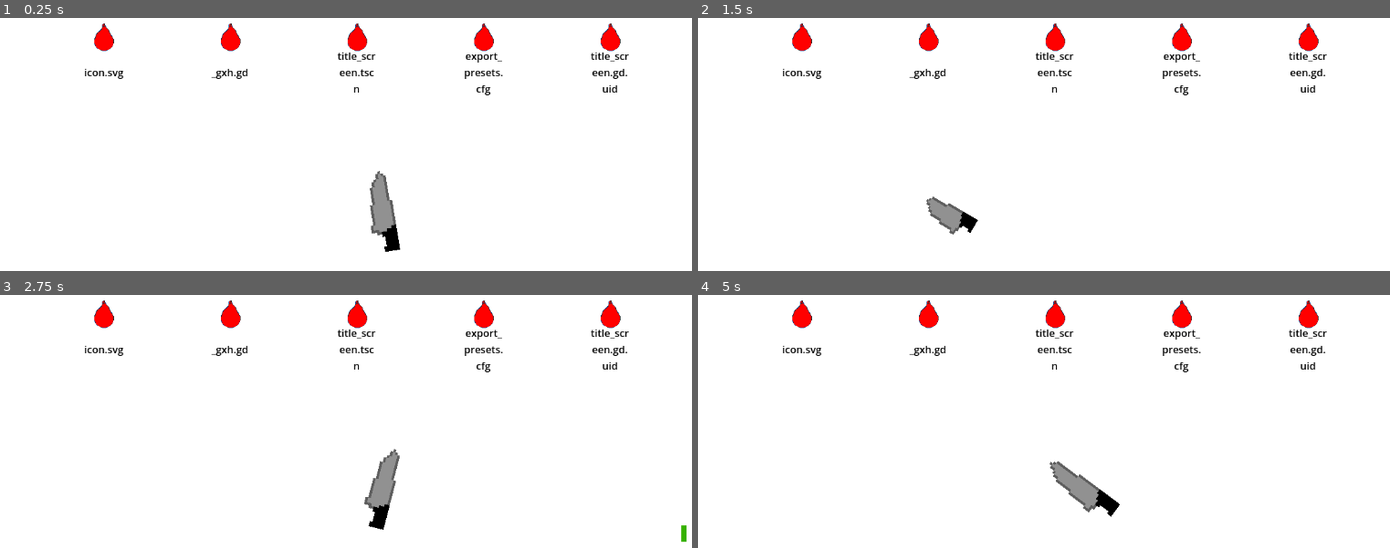
Above: before the commit, frames 1-4 (two rows, left to right).
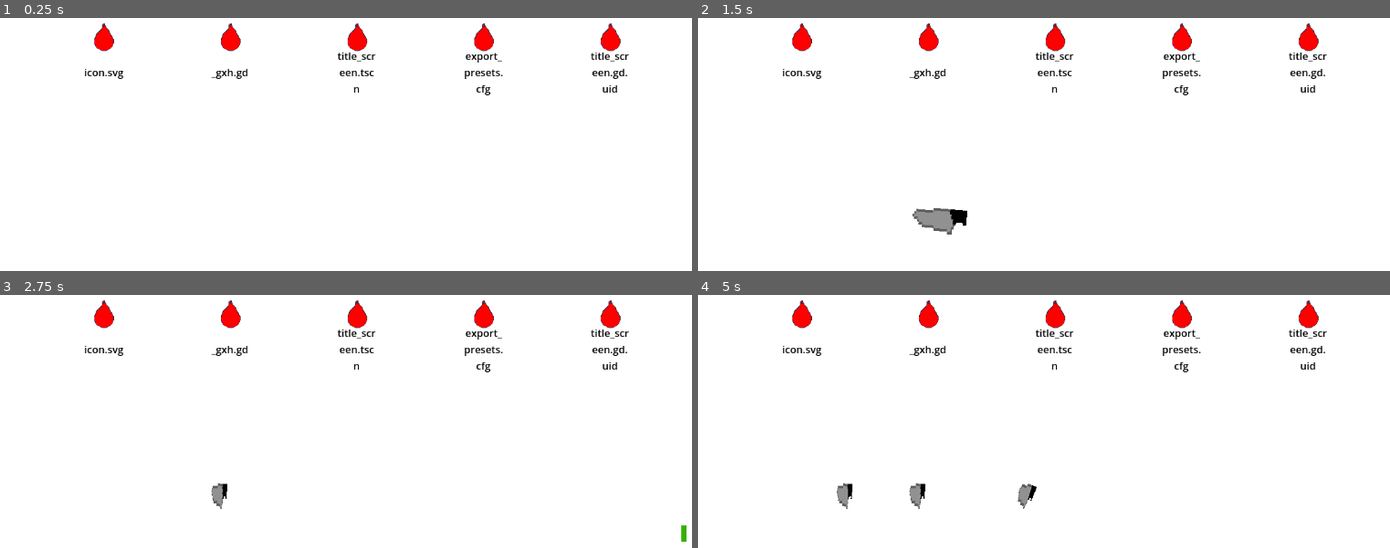
Above: after the commit, the same moments.

Repository: strawberry-p/trashian-roulette
Game: Godot game, scene res://main_scene.tscn
Same seed, same stepped clock (60 frames per second), same inputs: the game is played once before the commit and once after it.
Inputs (mouse positions are in pixels of both pictures, inside the frame that each line leads up to):
- Up to frame 1 (0.25 s): no input
- Up to frame 2 (1.5 s): tap Enter at 0.5 s; move the mouse to (1223, 73) at 0.52 s; press the mouse at (1223, 73) at 0.53 s; tap Space at 1.25 s; move the mouse to (919, 114) at 1.27 s; release the mouse at (919, 114) at 1.28 s; click (919, 114) at 1.35 s
- Up to frame 3 (2.75 s): move the mouse to (outside the picture) at 2.02 s; press the mouse at (outside the picture) at 2.03 s
- Up to frame 4 (5 s): tap Enter at 2.75 s; move the mouse to (1023, 451) at 2.77 s; release the mouse at (1023, 451) at 2.78 s; click (1023, 451) at 2.85 s; move the mouse to (1279, 431) at 3.52 s; press the mouse at (1279, 431) at 3.53 s; tap Space at 4.25 s; move the mouse to (843, 310) at 4.27 s; release the mouse at (843, 310) at 4.28 s; click (843, 310) at 4.35 s

The runs differ from the first frame. In frame 1, 0.8% of the frame differs, in the area x 53-58%, y 60-93%; in frame 2, 0.7%; in frame 3, 1.0%; in frame 4, 1.4%, in the area x 20-61%, y 65-88%.

Commit message:
many knvies yay

Diff:
--- a/main_scene.tscn
+++ b/main_scene.tscn
@@ -1,14 +1,10 @@
-[gd_scene load_steps=8 format=3 uid="uid://cpdcq41acu3yk"]
+[gd_scene load_steps=6 format=3 uid="uid://cpdcq41acu3yk"]
 
-[ext_resource type="Script" uid="uid://c4rknauvbgoba" path="res://scripts/knife.gd" id="1_84odl"]
 [ext_resource type="Texture2D" uid="uid://cdyls5bpia1t4" path="res://sprites/blank.png" id="1_vimvf"]
-[ext_resource type="Texture2D" uid="uid://d3sict0w641u7" path="res://sprites/knife.png" id="2_84odl"]
+[ext_resource type="PackedScene" uid="uid://cbrmandc76c7p" path="res://objects/knife.tscn" id="2_d5x1h"]
 [ext_resource type="PackedScene" uid="uid://d0dejr3wjs8ca" path="res://objects/balloon.tscn" id="3_d5x1h"]
 [ext_resource type="Script" uid="uid://dhfl0q3ul1f7v" path="res://scripts/balloon_spawner.gd" id="4_8mm7a"]
 [ext_resource type="Texture2D" uid="uid://1csfwl3gkpya" path="res://sprites/bar.png" id="6_hq1ik"]
-
-[sub_resource type="RectangleShape2D" id="RectangleShape2D_6jybn"]
-size = Vector2(39.00003, 126)
 
 [node name="MainScene" type="Node2D"]
 texture_filter = 1
@@ -18,35 +14,13 @@
 scale = Vector2(36, 20.25)
 texture = ExtResource("1_vimvf")
 
-[node name="Knife" type="RigidBody2D" parent="." groups=["knife"]]
-z_index = 1
-position = Vector2(606, 510)
-gravity_scale = 0.0
-lock_rotation = true
-freeze = true
-freeze_mode = 1
-contact_monitor = true
-max_contacts_reported = 1
-script = ExtResource("1_84odl")
-curve = -28
-
-[node name="CollisionShape2D" type="CollisionShape2D" parent="Knife"]
-position = Vector2(0, -4.5)
-rotation = 1.5707964
-shape = SubResource("RectangleShape2D_6jybn")
-
-[node name="Sprite2D" type="Sprite2D" parent="Knife"]
-rotation = 1.5707964
-scale = Vector2(4, 4)
-texture = ExtResource("2_84odl")
-
-[node name="VisibleOnScreenNotifier2D" type="VisibleOnScreenNotifier2D" parent="Knife"]
-
-[node name="BalloonSpawner" type="Node2D" parent="."]
+[node name="Spawner" type="Node2D" parent="."]
 position = Vector2(564, 337)
 script = ExtResource("4_8mm7a")
 balloonObject = ExtResource("3_d5x1h")
+knifeObject = ExtResource("2_d5x1h")
 points = PackedVector2Array(-200, -100, 0, -100, 200, -100, 400, -100, -400, -100)
+knifeSpawnPoint = Vector2(0, 200)
 
 [node name="bar" type="Sprite2D" parent="."]
 position = Vector2(1080, 339)
--- /dev/null
+++ b/objects/knife.tscn
@@ -0,0 +1,30 @@
+[gd_scene load_steps=4 format=3 uid="uid://cbrmandc76c7p"]
+
+[ext_resource type="Script" uid="uid://c4rknauvbgoba" path="res://scripts/knife.gd" id="1_f3qjk"]
+[ext_resource type="Texture2D" uid="uid://d3sict0w641u7" path="res://sprites/knife.png" id="2_bx2o7"]
+
+[sub_resource type="RectangleShape2D" id="RectangleShape2D_6jybn"]
+size = Vector2(39.00003, 126)
+
+[node name="Knife" type="RigidBody2D" groups=["knife"]]
+z_index = 1
+gravity_scale = 0.0
+lock_rotation = true
+freeze = true
+freeze_mode = 1
+contact_monitor = true
+max_contacts_reported = 1
+script = ExtResource("1_f3qjk")
+curve = 0
+
+[node name="CollisionShape2D" type="CollisionShape2D" parent="."]
+position = Vector2(0, -4.5)
+rotation = 1.5707964
+shape = SubResource("RectangleShape2D_6jybn")
+
+[node name="Sprite2D" type="Sprite2D" parent="."]
+rotation = 1.5707964
+scale = Vector2(4, 4)
+texture = ExtResource("2_bx2o7")
+
+[node name="VisibleOnScreenNotifier2D" type="VisibleOnScreenNotifier2D" parent="."]
--- a/scripts/balloon.gd
+++ b/scripts/balloon.gd
@@ -15,6 +15,4 @@
 	for coll in get_colliding_bodies():
 		if coll && coll.is_in_group("knife"):
 			$AnimatedSprite2D.play("pop")
-			coll.hide()
-			coll.respawn()
 			active = false
--- a/scripts/balloon_spawner.gd
+++ b/scripts/balloon_spawner.gd
@@ -1,7 +1,13 @@
 extends Node2D
 
 @export var balloonObject: PackedScene
+@export var knifeObject: PackedScene
 @export var points: PackedVector2Array
+@export var knifeSpawnPoint: Vector2
+
+var canShoot = true
+var power = 0.0;
+var power_dir = false
 
 func calculate_score(dir: String, filename: String) -> int:
 	if dir.contains("tmp") || dir.contains("Downloads") || dir.contains("Trash") || dir.contains("cache"):
@@ -61,6 +67,29 @@
 		files.erase(i)
 		add_sibling.call_deferred(balloon)
 
+func recharge() -> void:
+	canShoot = true
 
 func _process(delta: float) -> void:
-	pass
+	if !canShoot:
+		return
+
+	if Input.is_action_pressed("Click"):
+		if(power < 1) and not power_dir:
+			power += 0.05
+		elif(not power_dir):
+			power_dir = true
+		if(power > 0) and power_dir:
+			power -= 0.05
+		elif(power_dir):
+			power_dir = false
+		$"../leMove/".position.y = 339 - 512.0 * power
+
+	if Input.is_action_just_released("Click"):
+		$"../leMove/".position.y = 339 - 512.0 * power
+		canShoot = false
+		var inst = knifeObject.instantiate()
+		inst.init(global_position + knifeSpawnPoint, Vector2(get_global_mouse_position().x, 648 - 648*power), recharge)
+		add_sibling(inst)
+		power = 0
+		$"../leMove/".position.y = 339 - 512.0 * power
--- a/scripts/knife.gd
+++ b/scripts/knife.gd
@@ -3,22 +3,21 @@
 @export var speed = 1000
 @export var curve = 72
 
-var move = false;
 var dir: Vector2
-var initialPos: Vector2
 var pixels = 0.0
+var onStop: Callable
+var stopped = false
 
-var power = 0.0;
-var power_dir = false
-
-func _ready() -> void:
-	initialPos = position
-
-func respawn() -> void:
-	scale.x = 1.0
-	position = initialPos
-	move = false
-	show()
+func init(pos: Vector2, towards: Vector2, doOnStop: Callable) -> void:
+	position = pos
+	$CollisionShape2D.disabled = true
+	dir = towards
+	onStop = doOnStop
+	look_at(dir)
+	if(modulo(abs(rotation_degrees), 360) < 90):
+		pixels = -curve
+	else:
+		pixels = curve
 
 func modulo(a, b):
 	if(a < b):
@@ -30,32 +29,14 @@
 
 func _physics_process(delta: float) -> void:
 	if !$VisibleOnScreenNotifier2D.is_on_screen():
-		respawn()
-	if move:
-		move_and_collide(dir * speed * delta)
-		position.x += pixels
-		if(modulo(abs(rotation_degrees), 360) < 90):
-			pixels += -curve * delta
-		else:
-			pixels += curve * delta
-		if scale.x > 0.2:
-			scale.x -= 0.03
-	else:
-		look_at(get_global_mouse_position());
-		if Input.is_action_pressed("Click"):
-			if(power < 1) and not power_dir:
-				power += 0.05
-			elif(not power_dir):
-				power_dir = true
-			if(power > 0) and power_dir:
-				power -= 0.05
-			elif(power_dir):
-				power_dir = false
-			$"../leMove/".position.y = 339 - 512.0 * power
+		queue_free()
 
-		if Input.is_action_just_released("Click"):
-			pixels = 0.0
-			dir = position.direction_to(Vector2(get_global_mouse_position()[0], 648-power*648.0)).normalized()
-			power = 0
-			$"../leMove/".position.y = 339 - 512.0 * power
-			move = true
+	if global_position.distance_squared_to(dir) > 4.0:
+		position = position.move_toward(dir + Vector2(pixels, 0), speed * delta)
+	elif !stopped:
+		stopped = true
+		$CollisionShape2D.set_deferred("disabled", false)
+		onStop.call()
+
+	if scale.x > 0.2:
+		scale.x -= 0.03
